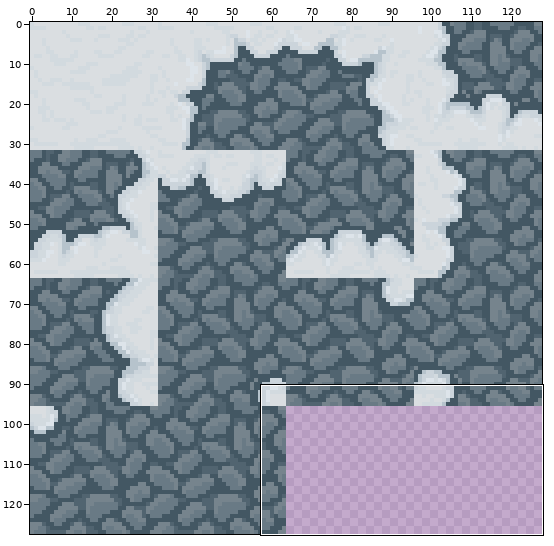
A sprite sheet gets an edit: AppChallenge/Assets/Art/snow floor.png. Above: a wide view before the commit, with the close-up outlined.
Close-up. First the earlier version:
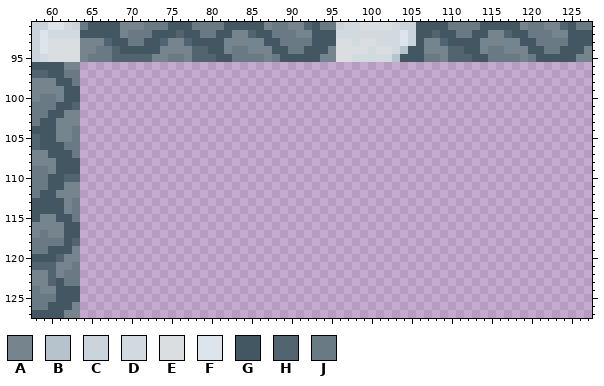
The file is 128x128 pixels. Colours within 5 levels of each other are drawn and written as one. Shown: x 58..127, y 91..127.
Palette (. is transparent): A #76848d  B #b6c3cc  C #cbd4db  D #d2dadf  E #dadee1  F #dde4ea  G #435763  H #516470  J #697a85
Pixels before (only the part around the change), first column x 58:
 91 CCFFDCJGGGGAAAJJJGGGJJJJGGGGGAJJAAHGJJCDDEEEEDCCGGGGJJJJGGGGGAJJAAHGJJ
 92 CFDDDDGGGGGAJJJGGGHGGJJGGAAHGGJJJAAGGGDDDDDDDDFCGGHGGJJGGAAHGGJJJAAGGG
 93 CFEEEEAAAHGGJJGGHAAHGGGGAAAAAGGJJJJGGGEEDEEDDDFCGAAHGGGGAAAAAGGJJJJGGG
 94 CFEEEEAAJJHGGGGGAAAAHHGGAJJAAAGGJJGGGAEEEEDEEDBGGAAAHHGGAJJAAAGGJJGGGA
 95 CDEEEEAJJJHHHHHAAJJAHHHGGJJJJAJGGGGGAAEEDDDDDBGGGJJAHHHGGJJJJAJGGGGGAA
 96 GGGGAA................................................................
 97 HHGGJJ................................................................
 98 AAAGGJ................................................................
 99 AAAAGG................................................................
100 AJJAGG................................................................
101 JJJGGH................................................................
102 JJGGAA................................................................
103 JGGAAA................................................................
104 GGGAAJ................................................................
105 HGGAAJ................................................................
106 HGGGJJ................................................................
107 AAGGGJ................................................................
108 AAAGGG................................................................
109 JJAGGG................................................................
110 JJGGHH................................................................
111 JJGGAA................................................................
112 JGGAAA................................................................
113 GGGGAJ................................................................
114 GGGGAJ................................................................
115 GAAGGJ................................................................
116 AAAAGG................................................................
117 AJAAGG................................................................
118 JJJJGH................................................................
119 JJGGGA................................................................
120 GGGHAA................................................................
121 HHHAAJ................................................................
122 AAHAJJ................................................................
123 AAHGJJ................................................................
124 JAAGGG................................................................
125 JJJGGG................................................................
126 JJGGGA................................................................
127 GGGGAA................................................................
The result:
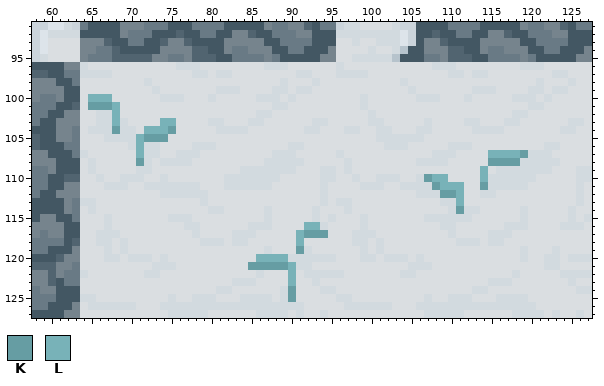
Colours new in this view: K #669da3  L #78b2b8
From old to new:
Changed rows in their new state; - is an unchanged pixel.
first column x 64:
 96 DEEEEEEEEEEEDDDEEEEEEEEDDDEEEEEEDEEEEEEEEEEEDDDEEEEEEEEDDDEEEEEE
 97 DDDDEEEEEEEEEEDDEDDEEEEEEEEDDEEEDDDDEEEEEEEEEEDDEDDEEEEEEEEDDEEE
 98 EEEEEEEEDEEEEEEEEEEEEEEEEDEEEDEEEEEEEEEEDEEEEEEEEEEEEEEEEDEEEDEE
 99 EEEEEEEEEDEEEEEEEDDDEEEEDDEDDEEEEEEEEEEEEDEEEEEEEDDDEEEEDDEDDEEE
100 ELLLEEEEEEDDDEEEDEEEEEDDDEDEEEEEEEEDEEEEEEDDDEEEDEEEEEDDDEDEEEEE
101 EKKKLEEEEEEEEEEEEEEEEEEEDDEEEEEEEEEDEEEEEEEEEEEEEEEEEEEEDDEEEEEE
102 EEDDLEEEEEEEEEEEEEEEEEDDEEEEEEEEEEEEDEEEEEEEEEEEEEEEEEDDEEEEEEEE
103 EEDDLDEEEELLEEEEDDEEEDDEEEEEEDDEEEEEDDEEEEEDEEEEDDEEEDDEEEEEEDDE
104 EDDDKDDELLLKEEEEEDDDDEEEEEEEDDEEEDDEEDDEEEDDEEEEEDDDDEEEEEEEDDEE
105 EEEDDDDLKKKEEEEEEEEEEEEEEEEEEEEEEEEEEDDDDDDEEEEEEEEEEEEEEEEEEEEE
106 EEEEEEDLDDEEEEDDDEEEEEEEEEDDEEEEEEEEEEDDDEEEEEDDDEEEEEEEEEDDEEEE
107 DEEEEEELDDEEDDDEEEEEEEEEDDDEEEEEDEEEEEEEEEEEDDDEEEELLLLKDDDEEEEE
108 EDEEEEEKDEDDDDEEEEEEEEEDDDDDEEEEEDEEEEEEEEDDDDEEEEEKKKKDDDDDEEEE
109 EDEEEEEDDEEEEEEEEEEEDDDDDDDEEEDDEDEEEEEEEEEEEEEEEELEDDDDDDDEEEDD
110 EEDEEDDDEEDEEEEEEEDDDDDDDEEEEEDDEEDEEDDDEEDKLLEEEELDDDDDDEEEEEDD
111 EEEDDDEEDDDDDDDEEEDDDDDDEEEEEEDEEEEDDDEEDDDDKLLLEEKDDDDDEEEEEEDE
112 EEEEEEEEEEDDDDDDEEEEEEEEEEEEEEDEEEEEEEEEEEDDDKKLEEDDEEEEEEEEEEDE
113 DDEEEEEEEEEEEEEDEEEEEEEEEEEEEEDEDDEEEEEEEEEEEDDLEEEEEEEEEEEEEEDE
114 EDEEEEEEEEEEEEEEDDEEEEEDEEEEEDEEEDEEEEEEEEEEEEDKDDEEEEEDEEEEEDEE
115 EEEDEEEEEEEDDDEEEEEEEEEDEEEEEDEDEEEDEEEEEEEDDDDDDEEEEEEDEEEEEDED
116 EEEDEEEEEEEEEDDEEEEEEDDDEEEELLDEEEEDEEEEEEEEEDDEEEEEEDDDEEEEDDDE
117 EEDDDEEEEEEEEEDEEEEDDDEEEEELKKKEEEDDDEEEEEEEEEDEEEEDDDEEEEEEEEEE
118 EEDDEDEEEEEEEEEDDDEDDEEEEEELEEEEEEDDEDEEEEEEEEEDDDEDDEEEEEEEEEEE
119 EEEDEDEEEEEEEEEEEEEEEEEDEEEKDEEEEEEDEDEEEEEEEEEEEEEEEEEDEEEDEEEE
120 EEEDDEDDDEDEEEEEEEEEEELLLLDDDDDDEEEDDEDDDEDEEEEEEEEEEEEDEEDDEDDD
121 EEEEEEEEEDDDEEEEEEEEEKKKKKLDDEEEEEEEEEEEEDDDEEEEEEEEEEEEEEDDEEEE
122 DEEEEEEEDDEEEEEEEEEEEEDEEELEDDDDDEEEEEEEDDEEEEEEEEEEEEDEEEEEDDDD
123 EEEEEEEEEEEEEEEEEEEDDDEEEELEEDEEEEEEEEEEEEEEEEEEEEEDDDEEEEEEEDEE
124 EEEEEEEEEEEEEEEEEDDEEEEEEDKEEEDDEEEEEEEEEEEEEEEEEDDEEEEEEEEEEEDD
125 DDEEEEEEEEEDEEDDDEEEDDDDEDKEEEEEDDEEEEEEEEEDEEDDDEEEDDDDEEEEEEEE
126 EDDDDDDEEEDDDDDDDDDDDDDDDDDDEEEEEDDDDDDEEEDDDDDDDDDDDDDDDEEEEEEE
127 EEEEEEEEEEEDDDDDEEEEEEDDDDEDEEDEEEEEEEEEEEEDDDDDEEEEEEDDDDEDEEDE
Pixel boxes of the changes (left, top, right, bottom) in both close-ups:
added: (80, 62, 592, 318)
